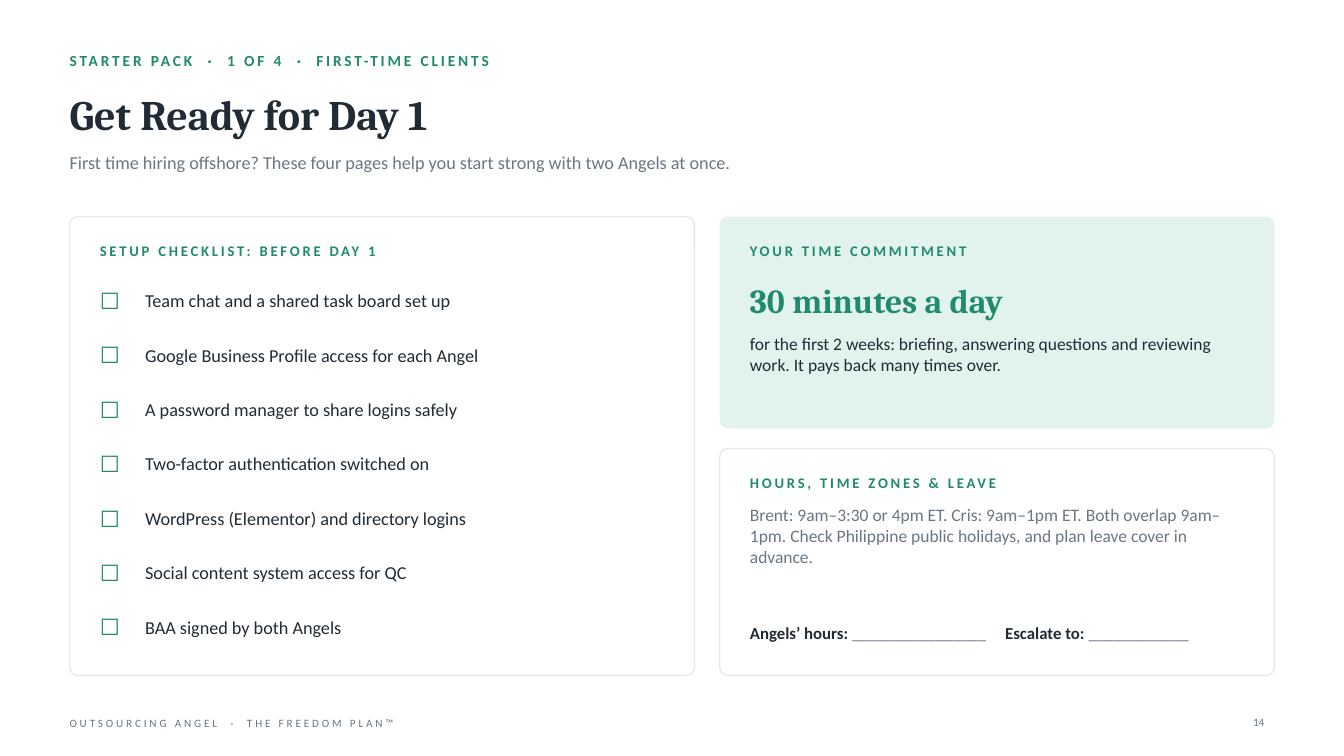
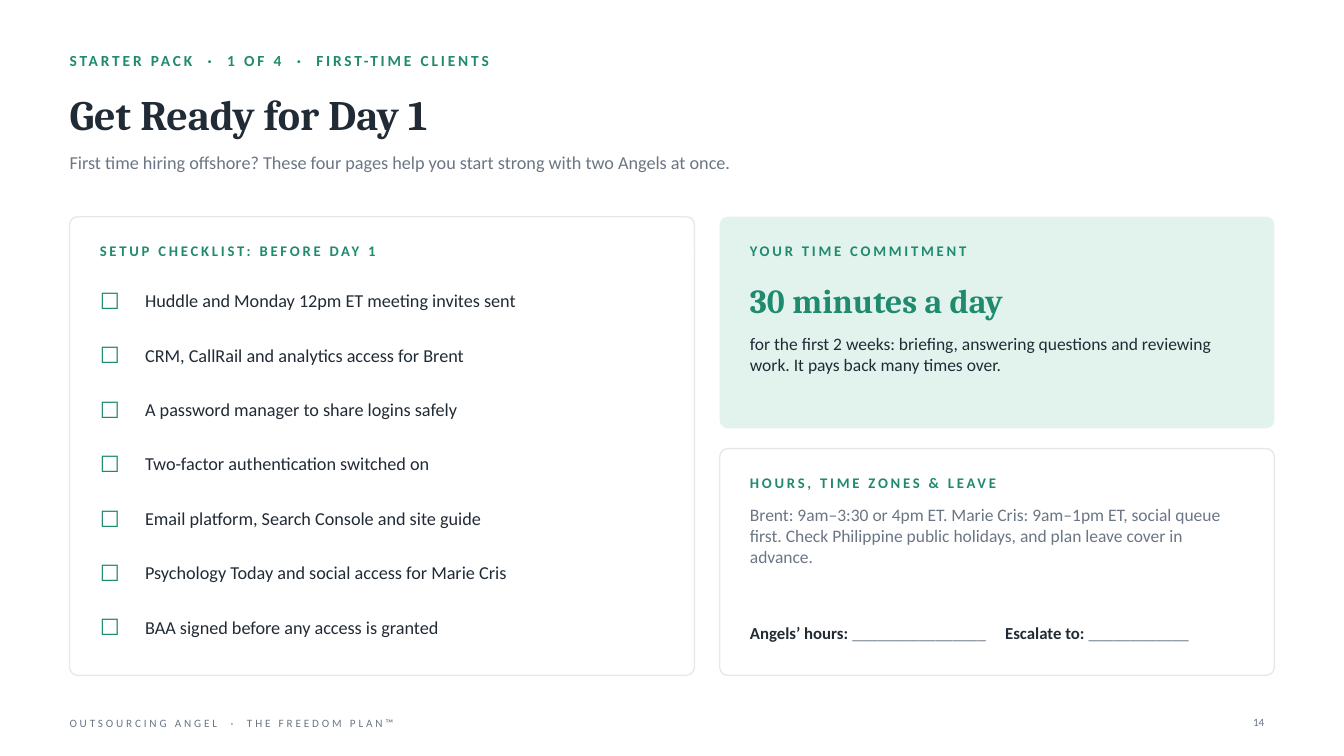
Before and after one commit to gail-gif/OA, a slide deck: slide 14 of Jennifer_Olivares_Freedom_Plan.pptx. Drawn at 1344x756 pixels with LibreOffice and Linux fonts; fonts in the diff are those of the drawing. Boxes give left, top, right and bottom in pixels: in the first picture for what was removed or moved away, otherwise in the second. Text is boxed around its words. In the diff, an @@ line names an element or a change of style, - is before the commit and + after.

```diff
--- a/Jennifer_Olivares_Freedom_Plan.pptx
+++ b/Jennifer_Olivares_Freedom_Plan.pptx
@@ text at [145, 294, 516, 310]: text changed @@
-Team chat and a shared task board set up
+Huddle and Monday 12pm ET meeting invites sent
@@ text at [145, 349, 463, 365]: text changed @@
-Google Business Profile access for each Angel
+CRM, CallRail and analytics access for Brent
@@ text at [750, 509, 1220, 563]: text changed @@
-Brent: 9am–3:30 or 4pm ET. Cris: 9am–1pm ET. Both overlap 9am–1pm. Check Philippine public holidays, and plan leave cover in advance.
+Brent: 9am–3:30 or 4pm ET. Marie Cris: 9am–1pm ET, social queue first. Check Philippine public holidays, and plan leave cover in advance.
@@ text at [145, 512, 481, 528]: text changed @@
-WordPress (Elementor) and directory logins
+Email platform, Search Console and site guide
@@ text at [145, 566, 506, 582]: text changed @@
-Social content system access for QC
+Psychology Today and social access for Marie Cris
@@ text at [145, 621, 438, 637]: text changed @@
-BAA signed by both Angels
+BAA signed before any access is granted
```
Also in this commit, not shown: 27 other slides changed, 6 other files.
